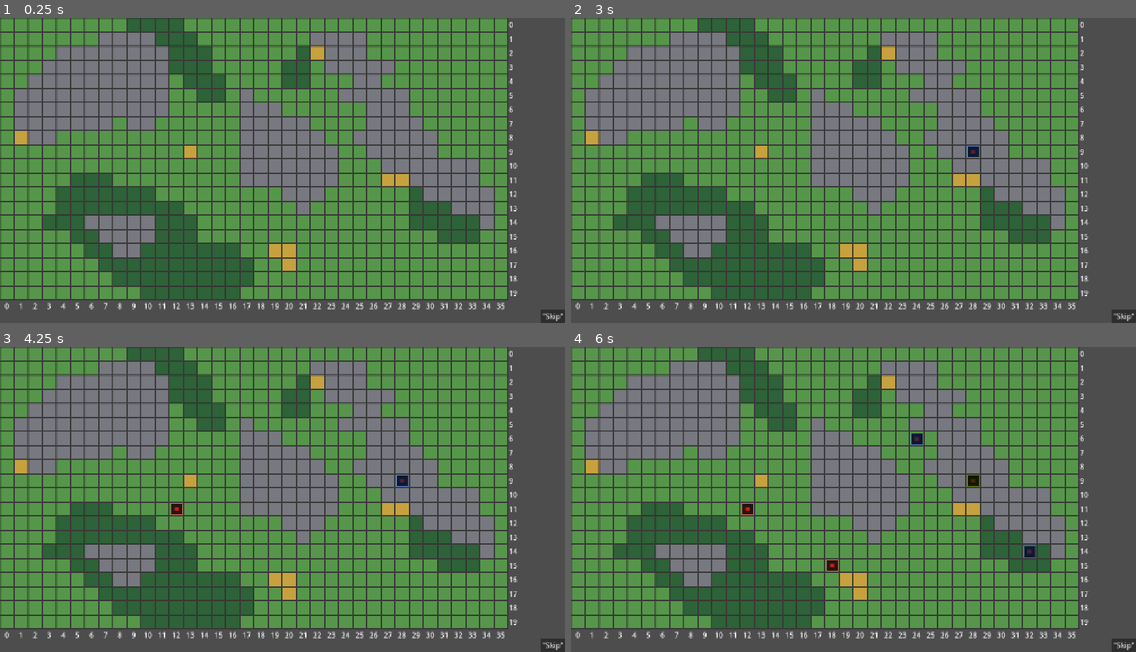
Above: before the commit, frames 1-4 (two rows, left to right).
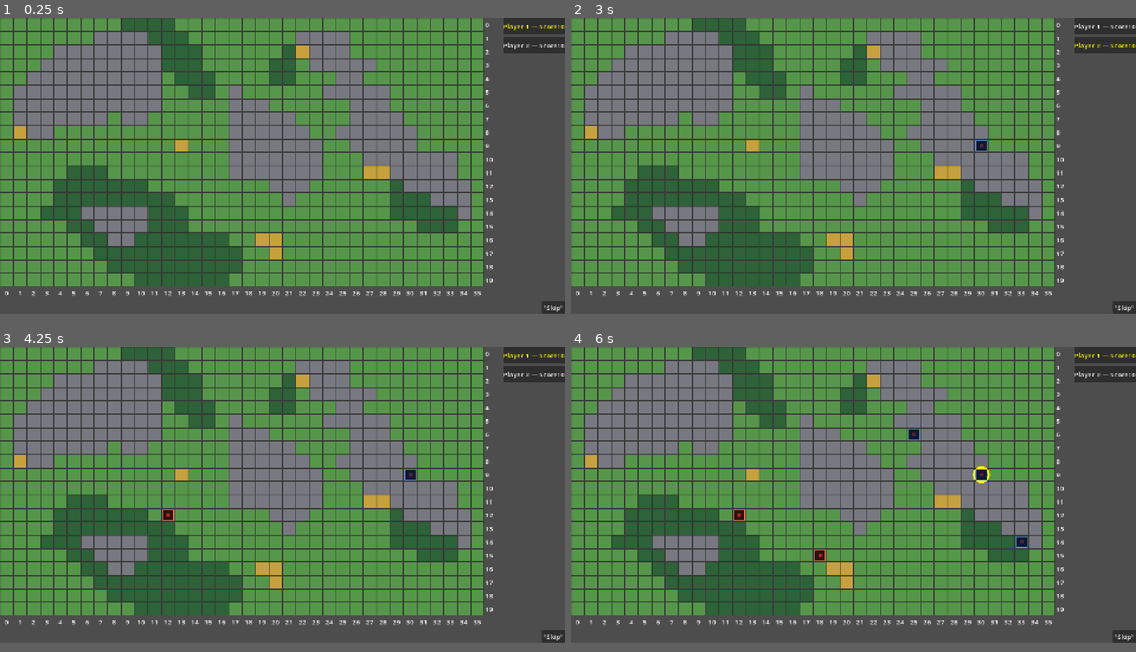
Above: after the commit, the same moments.

Repository: maaicle/conjurer-game
Game: Godot game, scene res://scenes/Sandbox.tscn
Two runs of this game, one before a commit and one after it. Both use one fixed random seed, a clock stepped at 60 frames per second and the inputs below.
Inputs (mouse positions are in pixels of both pictures, inside the frame that each line leads up to):
- Up to frame 1 (0.25 s): no input
- Up to frame 2 (3 s): click "'Skip'" at 0.5 s; click "'Skip'" at 1.25 s; click "'Skip'" at 2 s; tap Enter at 2.75 s; move the mouse to (977, 155) at 2.77 s; click (977, 155) at 2.92 s
- Up to frame 3 (4.25 s): tap Space at 3.5 s; move the mouse to (169, 514) at 3.52 s; click (169, 514) at 3.67 s
- Up to frame 4 (6 s): tap Enter at 4.25, 5.75 s; move the mouse to (910, 432) at 4.27 s; click (910, 432) at 4.42 s; tap Space at 5 s; move the mouse to (825, 560) at 5.02 s; click (825, 560) at 5.17 s; move the mouse to (1023, 545) at 5.77 s; click (1023, 545) at 5.92 s
In our replay, the window is 800x432 before the commit and 800x419 after it. These sizes can differ from the game's own. Grey fills any space a smaller window leaves; there, only what the larger window draws over its background counts as a difference.

The runs differ from the first frame. In frame 1, 40% of the frame differs, in the area x 0-100%, y 0-100%; in frame 2, 41%; in frame 3, 41%; in frame 4, 41%.

Commit message:
End game, UI, and score tracking

Diff:
--- a/project.godot
+++ b/project.godot
@@ -17,8 +17,8 @@
 
 [display]
 
-window/size/viewport_width=1280
-window/size/viewport_height=692
+window/size/viewport_width=1344
+window/size/viewport_height=704
 window/size/initial_position_type=3
 window/stretch/mode="canvas_items"
 window/stretch/aspect="expand"
--- a/scenes/Sandbox.gd
+++ b/scenes/Sandbox.gd
@@ -13,6 +13,7 @@
 }
 const TOWER_SCENE := preload("res://scenes/Tower.tscn")
 
+var player_scores := {1: 0, 2: 0}
 var current_phase: Phase = Phase.PLACEMENT
 var attack_queue: Array[Tower] = []
 var current_player: int = 1
@@ -23,6 +24,7 @@
 func _ready() -> void:
 	print("[Phase] PLACEMENT — Player ", current_player)
 	draw_grid_labels()
+	update_score_ui()
 
 func draw_grid_labels() -> void:
 	var used_rect := ground_layer.get_used_rect()
@@ -59,7 +61,7 @@
 		var mouse_pos := get_global_mouse_position()
 		var clicked_cell := ground_layer.local_to_map(mouse_pos)
 		for t in current_targets:
-			if t.grid_position == clicked_cell:
+			if is_instance_valid(t) and t.grid_position == clicked_cell:
 				resolve_attack(t)
 				return
 
@@ -132,8 +134,12 @@
 
 	if target.armor <= 0:
 		print("    Tower at ", target.grid_position, " destroyed!")
+		player_scores[current_attacker.owner_id] += 1
+		remove_child(target)
 		target.queue_free()
 
+	update_score_ui()
+	check_win_condition(current_player)
 	finish_current_attacker()
 
 func skip_attack() -> void:
@@ -166,6 +172,7 @@
 	turn_number += 1
 	current_phase = Phase.PLACEMENT
 	print("[Phase] PLACEMENT — Player ", current_player)
+	update_score_ui()
 
 func get_resource_at(cell: Vector2i) -> ResourceType:
 	var atlas_coords := ground_layer.get_cell_atlas_coords(cell)
@@ -196,3 +203,22 @@
 
 func grid_distance(a: Vector2i, b: Vector2i) -> int:
 	return max(abs(a.x - b.x), abs(a.y - b.y))
+
+func update_score_ui() -> void:
+	$UI/P1Container/Player1Label.text = "Player 1 — Score: " + str(player_scores[1])
+	$UI/P2Container/Player2Label.text = "Player 2 — Score: " + str(player_scores[2])
+
+	if current_player == 1:
+		$UI/P1Container/Player1Label.modulate = Color.YELLOW
+		$UI/P2Container/Player2Label.modulate = Color.WHITE
+	else:
+		$UI/P2Container/Player2Label.modulate = Color.YELLOW
+		$UI/P1Container/Player1Label.modulate = Color.WHITE
+
+func check_win_condition(player: int) -> bool:
+	if player_scores[player] >= 5:
+		$UI/WinLabel.text = "Player " + str(player) + " Wins!"
+		$UI/WinLabel.visible = true
+		get_tree().paused = true
+		return true
+	return false
--- a/scenes/Sandbox.tscn
+++ b/scenes/Sandbox.tscn
@@ -36,4 +36,36 @@
 grow_vertical = 0
 text = "\"Skip\""
 
+[node name="P1Container" type="PanelContainer" parent="UI" unique_id=1416060354]
+anchors_preset = 1
+anchor_left = 1.0
+anchor_right = 1.0
+offset_left = -116.0
+offset_bottom = 40.0
+grow_horizontal = 0
+
+[node name="Player1Label" type="Label" parent="UI/P1Container" unique_id=1714415984]
+layout_mode = 2
+
+[node name="P2Container" type="PanelContainer" parent="UI" unique_id=240697167]
+anchors_preset = -1
+anchor_left = 1.0
+anchor_top = 0.064
+anchor_right = 1.0
+anchor_bottom = 0.064
+offset_left = -116.0
+offset_top = -0.288002
+offset_bottom = 39.711998
+grow_horizontal = 0
+grow_vertical = 2
+
+[node name="Player2Label" type="Label" parent="UI/P2Container" unique_id=14426372]
+layout_mode = 2
+
+[node name="WinLabel" type="Label" parent="UI" unique_id=86298087]
+offset_left = 543.0
+offset_top = 293.0
+offset_right = 667.0
+offset_bottom = 316.0
+
 [connection signal="pressed" from="UI/SkipButton" to="." method="_on_skip_button_pressed"]
--- a/scenes/Tower.gd
+++ b/scenes/Tower.gd
@@ -11,11 +11,15 @@
 var range_stat: int = 1
 var state: TowerState = TowerState.PENDING
 
+func _ready() -> void:
+	$HighlightRing.visible = false
+
 func set_highlight(color: Color) -> void:
-	$Sprite2D.modulate = color
+	$HighlightRing.modulate = color
+	$HighlightRing.visible = true
 
 func clear_highlight() -> void:
-	$Sprite2D.modulate = Color.WHITE
+	$HighlightRing.visible = false
 
 func apply_owner_color() -> void:
 	if owner_id == 1:
--- a/scenes/Tower.tscn
+++ b/scenes/Tower.tscn
@@ -2,9 +2,13 @@
 
 [ext_resource type="Texture2D" uid="uid://bbcc0kfv4y18d" path="res://assets/tower.png" id="1_2x682"]
 [ext_resource type="Script" uid="uid://bt84ig7c4qniu" path="res://scenes/Tower.gd" id="1_kl3vk"]
+[ext_resource type="Texture2D" uid="uid://dwsgtbrelsvob" path="res://assets/highlight_ring.png" id="2_02lgm"]
 
 [node name="Tower" type="Node2D" unique_id=612723799]
 script = ExtResource("1_kl3vk")
 
+[node name="HighlightRing" type="Sprite2D" parent="." unique_id=1780801911]
+texture = ExtResource("2_02lgm")
+
 [node name="Sprite2D" type="Sprite2D" parent="." unique_id=1370604660]
 texture = ExtResource("1_2x682")
Binary file added: assets/highlight_ring.png
Not shown, added: assets/highlight_ring.png.import
